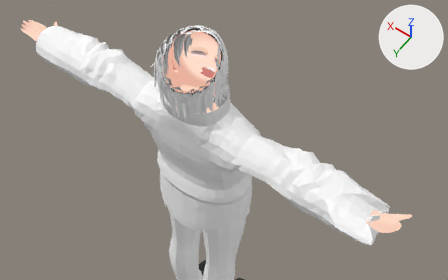
A saved change to the glTF model saga-assets/characters/web3d/sg_taishici.glb.
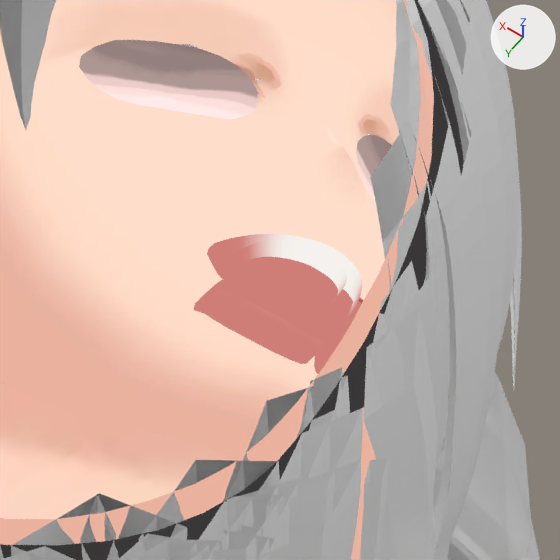
There are two pictures of each version: one whole from a 50 mm camera at (-0.8, 1.0, 2.91) aimed at (-0.136, 0.069, 1.448), one close up on the part from 41% to 52% of the width and 17% to 34% of the height. Lighting does not change. The marker at upper right points along +X, +Y and +Z. The last two pictures show the newer version. Everything nearer to the camera than a plane just in front of the edit is cut away. Vertices at exactly the same position are counted once.

The scene before the commit, as lines of its bpy script (objects in view):
```python
me_body__merged = bpy.data.meshes.new('Body (merged)')
me_body__merged.from_pydata(...)  # 1838 vertices, 3064 faces; spans x -0.654..0.654, y -0.142..0.146, z 0.901..1.557
me_body__merged.materials.append(mat_n00_007_03_tops_01_cloth__instance)  # its picture is missing
me_body__merged__001 = bpy.data.meshes.new('Body (merged).001')
me_body__merged__001.from_pydata(...)  # 2987 vertices, 5688 faces; spans x -0.78..0.78, y -0.14..0.13, z 0.01..1.75
me_body__merged__001.materials.append(mat_n00_000_00_body_00_skin__instance)
me_face__merged__001 = bpy.data.meshes.new('Face (merged).001')
me_face__merged__001.from_pydata(...)  # 920 vertices, 1696 faces; spans x -0.0221..0.022, y -0.0602..-0.025, z 1.5498..1.5731
me_face__merged__001.materials.append(mat_n00_000_00_facemouth_00_face__instance)
ob_body = bpy.data.objects.new('Body', me_body__merged)
ob_body.location = (0.0, 0.0, 0.0)
ob_body_001 = bpy.data.objects.new('Body.001', me_body__merged__001)
ob_body_001.location = (0.0, 0.0, 0.0)
ob_face_001 = bpy.data.objects.new('Face.001', me_face__merged__001)
ob_face_001.location = (0.0, 0.0, 0.0)
# also in view: 'Body.002' at (0.0, 0.035, 1.632); 'Hair' at (0.0, 0.041, 1.624); 'Face.005' at (0.0, -0.042, 1.618); 'Face.004' at (0.0, -0.011, 1.633)
```
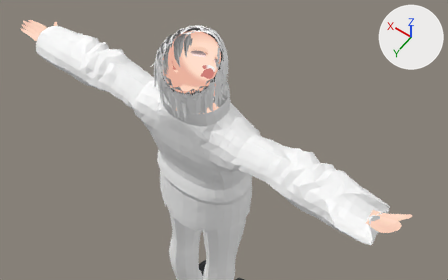
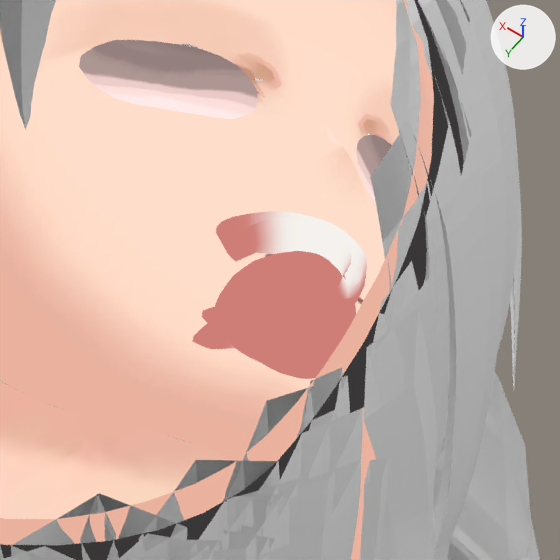
The newer file adds a shape key; the second version is drawn at full value of the shape key 'Fcl_MTH_A' of 'Face.001', and the change is written as the vertex moves it makes.

What differs and where, as boxes [x1, y1, x2, y2] in the close-ups (560 x 560 px):
'Face.001', reshaped
    before: [194, 234, 362, 374]
    after: [193, 211, 367, 379]

The change, as a list of edits to the scene's bpy script:
```text
Change me_face__merged__001:
    used by ob_face_001; location = (0.0, 0.0, 0.0)
    remove me_face__merged__001.from_pydata(...)  # 920 vertices, 1696 faces; spans x -0.0221..0.022, y -0.0602..-0.025, z 1.5498..1.5731
    add me_face__merged__001.from_pydata(...)  # 920 vertices, 1696 faces; spans x -0.0223..0.0223, y -0.0611..-0.0239, z 1.5346..1.5772
    me_face__merged__001 part 1: 920 of 920 vertices moved; they spanned x -0.0221..0.022, y -0.0602..-0.025, z 1.5498..1.5731 and now span x -0.0223..0.0223, y -0.0611..-0.0239, z 1.5346..1.5772; mean shift (0.0, 0.0017, -0.0043)
```
